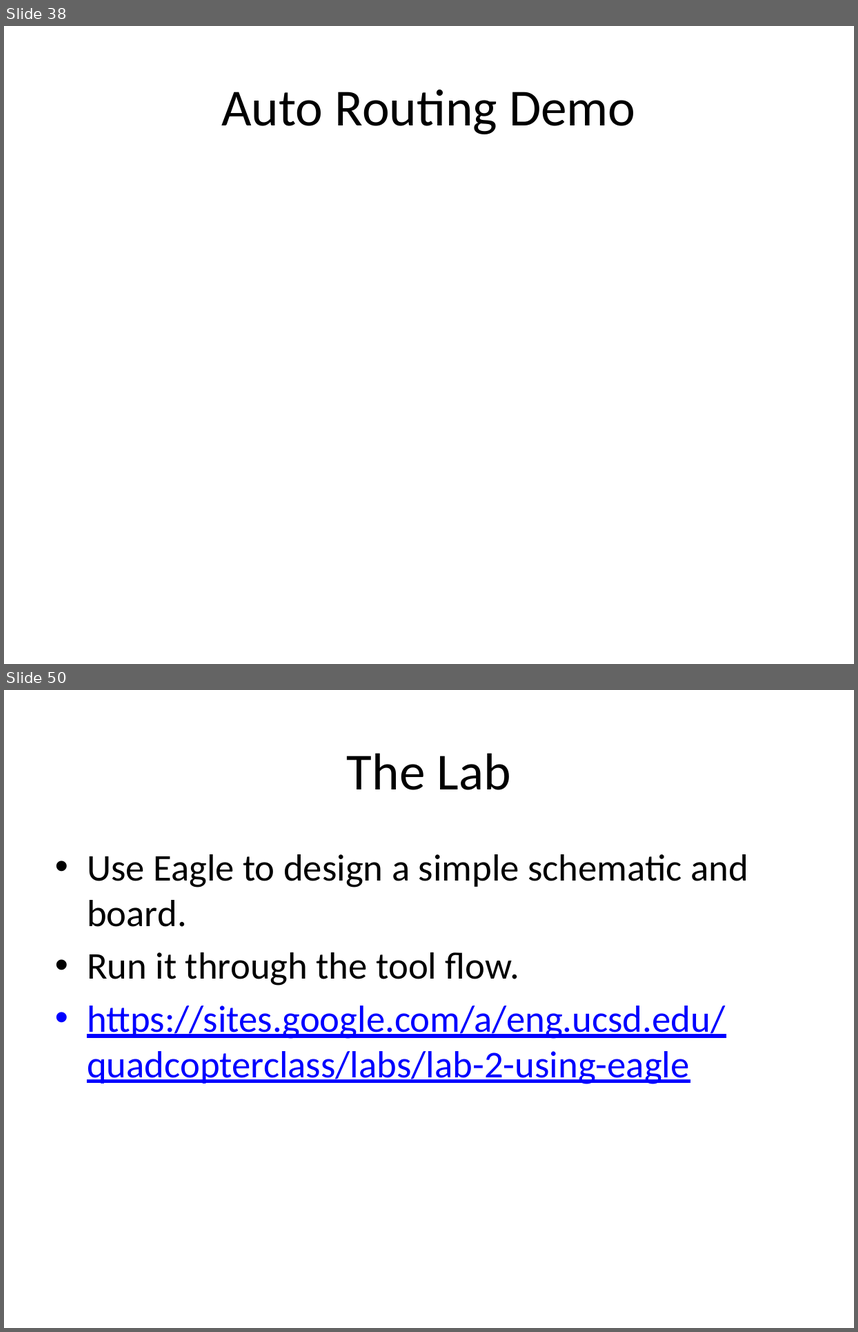
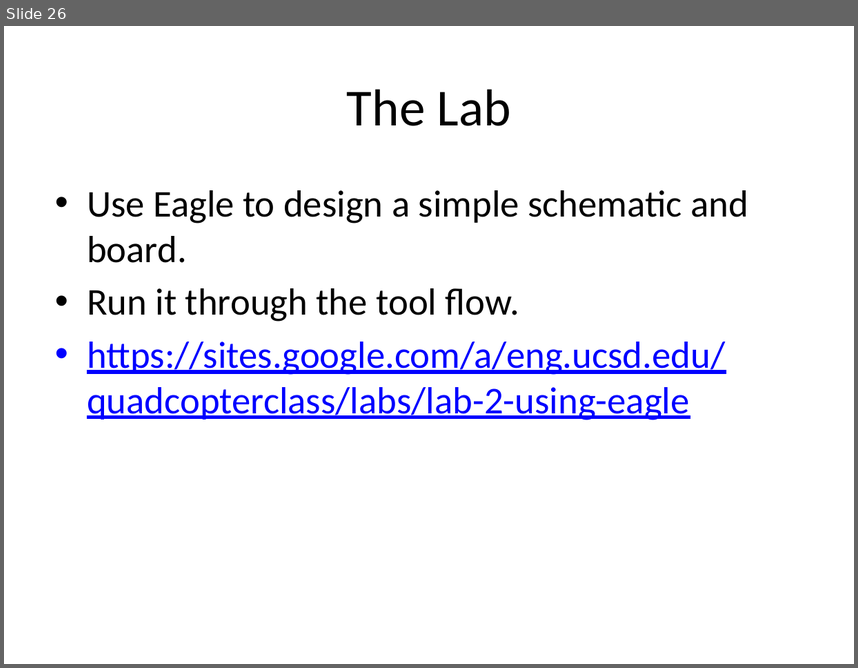
Before and after one commit to NVSL/QuadClass-Resources, a slide deck: Lecture Slides/Lab01-Eagle-Intro.pptx. Shown one above the other, each under a label of ours: slides 38 and 50 before the commit, slide 26 after it; the slides between them are not shown. The pictures are 858x1332 and 858x668 pixels, drawn with LibreOffice and Linux fonts; fonts in the diff are those of the drawing. Boxes give left, top, right and bottom in pixels: in the first picture for what was removed or moved away, otherwise in the second. Text is boxed around its words. In the diff, an @@ line names an element or a change of style, - is before the commit and + after.

```diff
--- a/Lecture Slides/Lab01-Eagle-Intro.pptx
+++ b/Lecture Slides/Lab01-Eagle-Intro.pptx
@@ slide 38 removed at [4, 26, 854, 664], background #FFFFFF @@
@@ title removed at [221, 89, 635, 134] @@
-Auto Routing Demo
@@ what was slide 50 is now slide 26 @@
```
Also in this commit, not shown: 1 slide changed, 23 other slides removed, 14 other files.
